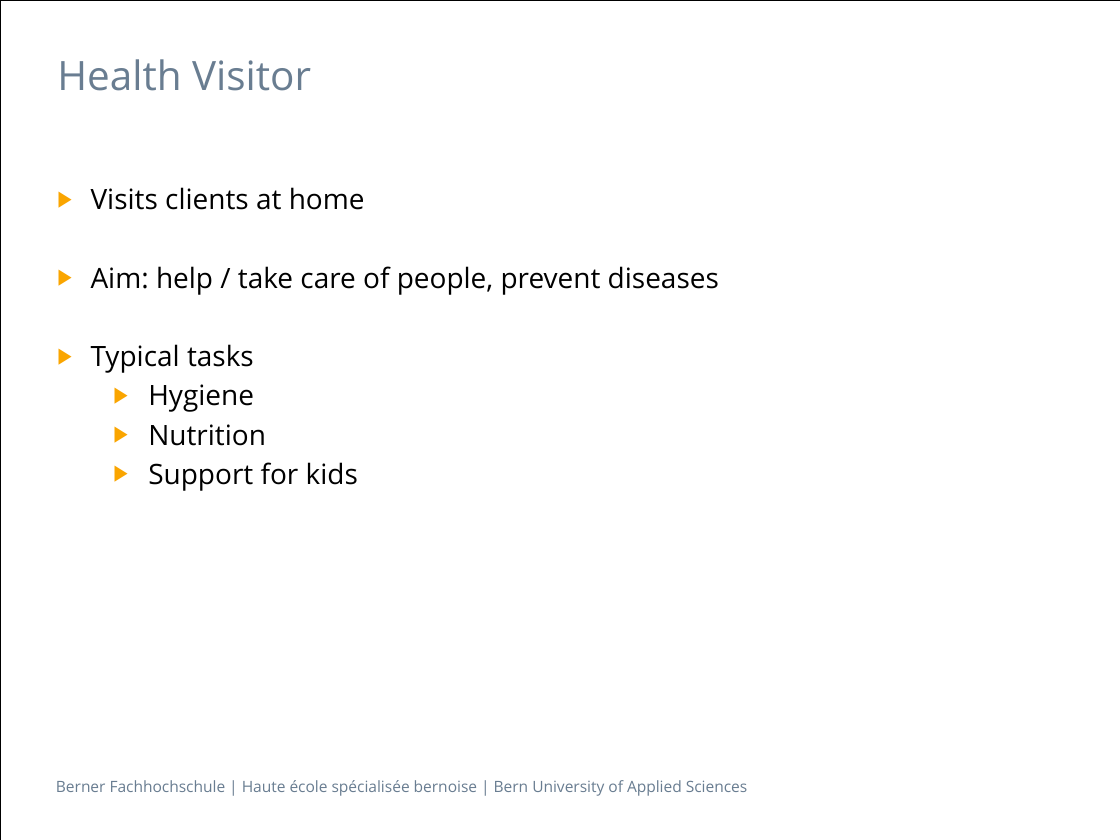
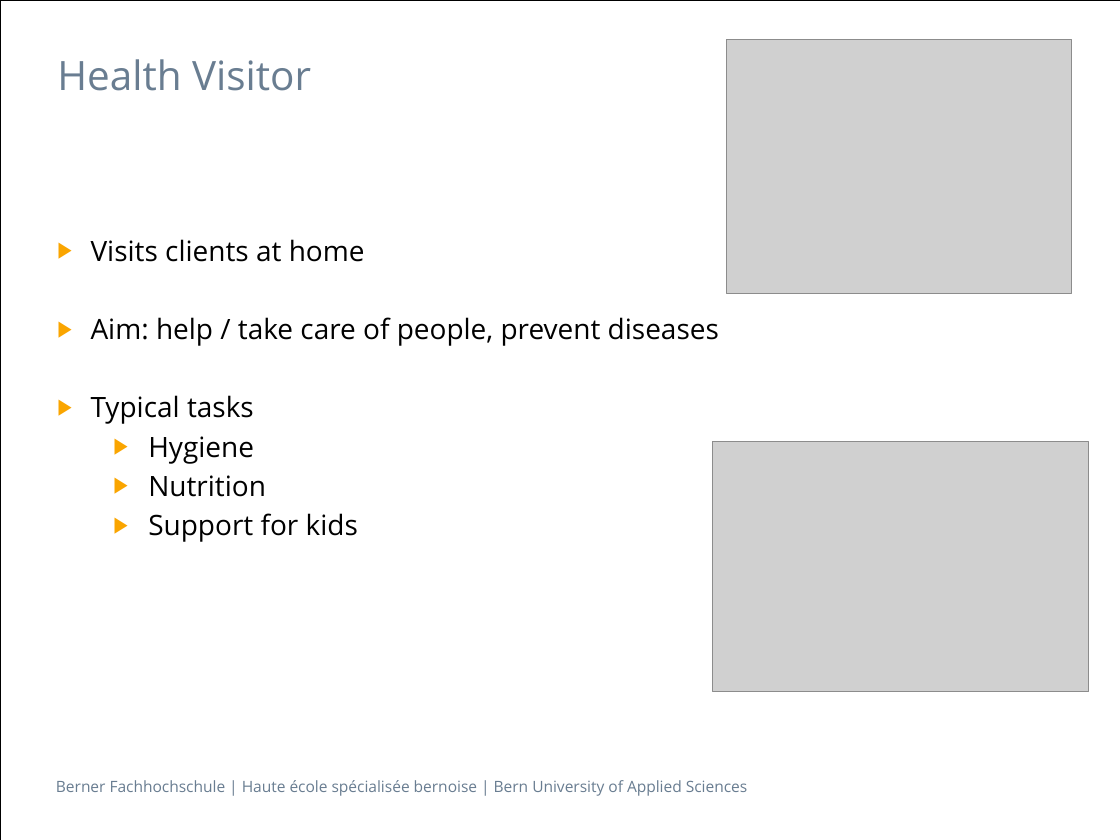
Before and after one commit to BurningBadger/ch.bfh.bti7081.s2016.blue, a slide deck: slide 6 of doc/task03/2016-03-29-Task_03_1.pptx. Drawn at 1120x840 pixels with LibreOffice and Linux fonts; fonts in the diff are those of the drawing; grey boxes stand for pictures. Boxes give left, top, right and bottom in pixels: in the first picture for what was removed or moved away, otherwise in the second. Text is boxed around its words. In the diff, an @@ line names an element or a change of style, - is before the commit and + after.

```diff
--- a/doc/task03/2016-03-29-Task_03_1.pptx
+++ b/doc/task03/2016-03-29-Task_03_1.pptx
@@ picture added at (727, 39, 1072, 293) @@
@@ text "Visits clients at home": place and size @@
-text "Visits clients at home" at (91, 187, 719, 491)
+text "Visits clients at home" at (91, 239, 719, 542)
@@ picture added at (712, 441, 1089, 691) @@
```
Also in this commit, not shown: 6 other slides changed.
